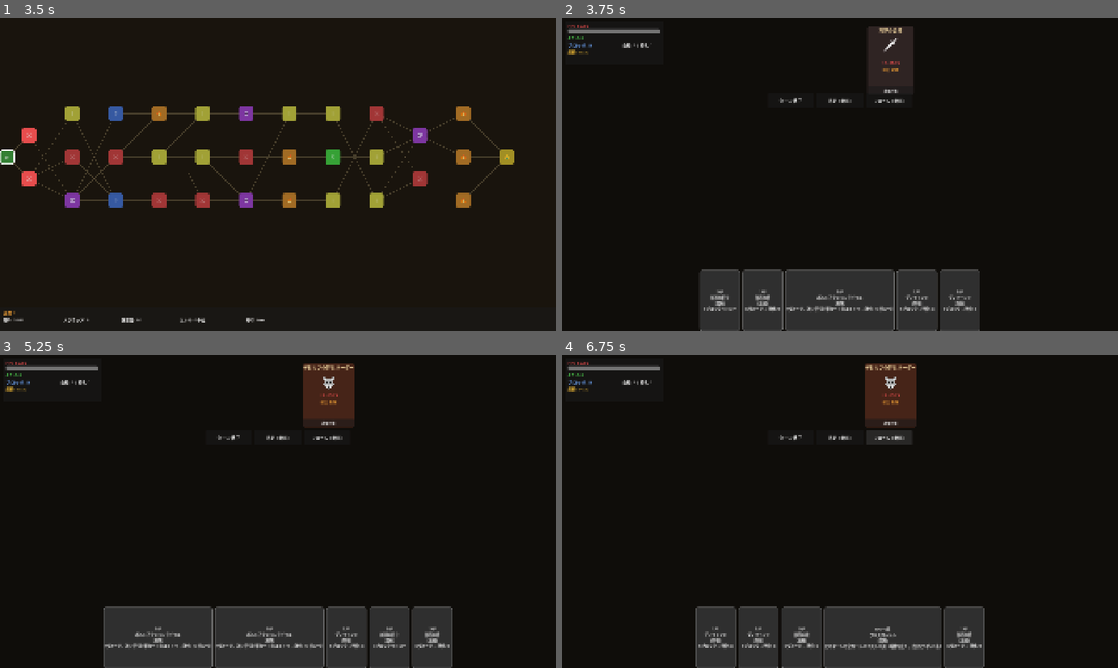
Above: before the commit, frames 1-4 (two rows, left to right).
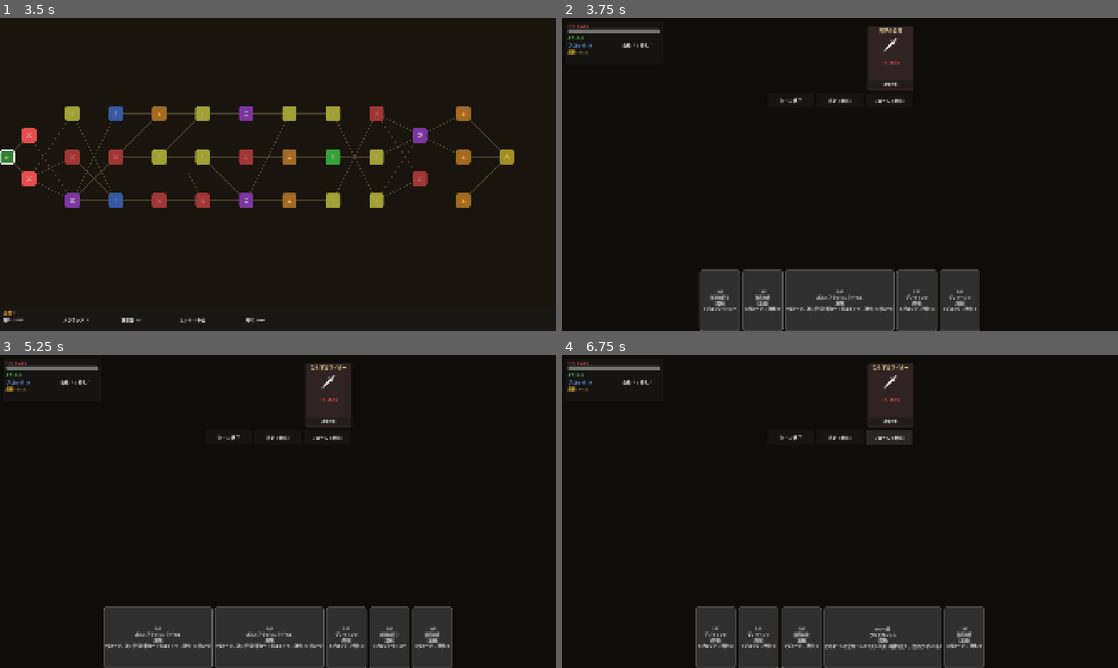
Above: after the commit, the same moments.

Repository: sashimihoutyou/too-fast-to-die
Game: Godot game, scene res://scenes/main/game_over.tscn
Same seed, same stepped clock (60 frames per second), same inputs: the game is played once before the commit and once after it. This scene is started directly instead of the project's main scene.
Inputs:
- Up to frame 1 (3.5 s): click "タイトルに戻る" at 0.5 s; click "ニューゲーム" at 1.25 s; click "カルティスト — アタルパ" at 2 s; click "出発" at 2.75 s
- Up to frame 2 (3.75 s): click "⚔" at 3.5 s
- Up to frame 3 (5.25 s): click "逃走 (1燃料)" at 4.25 s; click "💀" at 5 s
- Up to frame 4 (6.75 s): click "攻撃対象" at 5.75 s; click "リロール (1燃料)" at 6.5 s

Frame 1 is identical in both runs. In frame 2, less than 0.1% of the frame differs, in the area x 57-61%, y 16-24%; in frame 3, 0.6%, in the area x 54-64%, y 2-24%; in frame 4, 0.6%.

Commit message:
区間進行を実装し、敵データベースを戦闘に配線（旅のエスカレーション）
これまで全戦闘が区間1の敵をハードコード生成し、区間1ボス撃破後は
マップが行き止まりになっていた。作り込み済みの敵34体・区間2〜5の
コンテンツがプレイヤーに届いていなかった問題を解消する。

- map_screen: 戦闘ノードの敵を EnemyDatabase から区間別に取得するよう変更。
  通常戦は区間の通常敵から1〜3体、エリートはエリート敵、ボスは区間ボスを抽選。
- 最終区間（区間5）のボスをGDD通りプレイキャラ固有の因縁ボスにマッピング。
- ボス撃破で次の区間へ自動進行（current_act加算＋マップ再生成）。
  区間5ボス撃破でクリア画面へ。
- combat_manager: 敵の行動を区間・カテゴリ・残HPでスケールする汎用インテントに刷新。
  これによりDB上の全敵（既存ハードコードIDと不一致）が機能し、区間が進むほど
  脅威が増す。敵の多段攻撃（hits）にも対応。
- ボス戦は逃走不可に変更（誤って勝利扱いになる経路も塞ぐ）。
- game_over: 勝敗を結果フラグで出し分け（オアシス到達／エンスト）。
  累積走行距離を当該ランの加算後に表示するよう修正。
- combat_screen: 多段攻撃・攻防インテントの表示に対応。

Co-Authored-By: Claude Opus 4.8 <noreply@anthropic.com>
Claude-Session: https://claude.ai/code/session_01DaPHGiWtnsNDsQmR1omLk9

Diff:
--- a/autoload/combat_manager.gd
+++ b/autoload/combat_manager.gd
@@ -110,11 +110,20 @@
 func flee() -> bool:
 	if state != CombatState.PLAYER_TURN:
 		return false
+	if has_boss_enemy():
+		return false
 	if not ResourceManager.consume_fuel(1):
 		return false
 	state = CombatState.FLED
 	player_fled.emit()
 	return true
+
+func has_boss_enemy() -> bool:
+	for enemy: Dictionary in enemies:
+		var data: EnemyData = enemy["data"]
+		if data.is_boss:
+			return true
+	return false
 
 func emergency_reroll() -> bool:
 	if state != CombatState.PLAYER_TURN:
@@ -223,7 +232,9 @@
 		match intent.get("type", ""):
 			"attack":
 				var dmg: int = intent.get("value", 0)
-				_damage_player(dmg)
+				var hits: int = intent.get("hits", 1)
+				for h in hits:
+					_damage_player(dmg)
 			"defend":
 				var blk: int = intent.get("value", 0)
 				enemies[i]["block"] = blk
@@ -250,51 +261,55 @@
 
 	if data.is_boss:
 		return _get_boss_intent(data, tc, hp_pct)
-
-	match data.id:
-		&"devilwolf":
-			if (tc % 3) == 2:
-				return {"type": "attack", "value": 12, "label": "飛びかかり"}
+	return _get_scaled_intent(data, tc, hp_pct)
+
+# 区間（act）・カテゴリ・残HPに応じてザコ/エリートの行動を生成する。
+# 敵データに固有ムーブセットが無くても、区間が進むほど脅威が増すよう数値をスケールさせる。
+func _get_scaled_intent(data: EnemyData, tc: int, hp_pct: float) -> Dictionary:
+	var act := clampi(data.act, 1, GameManager.MAX_ACT)
+	var atk := 5 + act * 3
+	var blk := 3 + act * 2
+	if data.is_elite:
+		atk = int(atk * 1.4)
+		blk = int(blk * 1.4)
+
+	match data.category:
+		EnemyData.Category.BEAST:
+			if tc % 3 == 2:
+				return {"type": "attack", "value": maxi(1, int(atk * 0.6)), "hits": 2, "label": "連撃"}
+			elif hp_pct < 0.4:
+				return {"type": "attack", "value": int(atk * 1.5), "label": "手負いの猛攻"}
 			else:
-				return {"type": "attack", "value": 8, "label": "噛みつき"}
-		&"bandit":
+				return {"type": "attack", "value": atk, "label": "噛みつき"}
+		EnemyData.Category.MACHINE:
 			if tc % 3 == 0:
-				return {"type": "defend", "value": 6, "label": "身構える"}
+				return {"type": "defend", "value": int(blk * 1.3), "label": "装甲展開"}
 			else:
-				return {"type": "attack", "value": 9, "label": "ナイフ"}
-		&"wild_dog":
-			return {"type": "attack", "value": 5, "label": "噛みつき"}
-		&"devilwolf_leader":
-			if hp_pct > 0.5:
-				return {"type": "attack", "value": 12, "label": "引き裂く"}
+				return {"type": "attack", "value": int(atk * 1.2), "label": "砲撃"}
+		_:
+			if tc % 4 == 1:
+				return {"type": "defend", "value": blk, "label": "身構える"}
+			elif tc % 4 == 3:
+				return {"type": "attack", "value": int(atk * 1.3), "label": "狙い撃ち"}
 			else:
-				return {"type": "attack", "value": 18, "label": "猛襲"}
-		&"rogue_rider":
-			if tc % 3 == 2:
-				return {"type": "attack", "value": 16, "label": "体当たり"}
-			elif tc % 2 == 0:
-				return {"type": "attack", "value": 14, "label": "突撃"}
-			else:
-				return {"type": "attack", "value": 10, "label": "射撃"}
-		_:
-			return {"type": "attack", "value": 6, "label": "攻撃"}
+				return {"type": "attack", "value": atk, "label": "攻撃"}
 
 func _get_boss_intent(data: EnemyData, tc: int, hp_pct: float) -> Dictionary:
-	match data.id:
-		&"alpha_devilwolf":
-			if hp_pct > 0.5:
-				if tc % 4 == 3:
-					return {"type": "attack", "value": 24, "label": "二連撃"}
-				elif tc % 2 == 0:
-					return {"type": "attack", "value": 12, "label": "噛みつき"}
-				else:
-					return {"type": "attack", "value": 6, "label": "遠吠え"}
-			else:
-				if tc % 3 == 2:
-					return {"type": "attack", "value": 25, "label": "飛びかかり"}
-				else:
-					return {"type": "attack", "value": 18, "label": "猛攻"}
-	return {"type": "attack", "value": 10, "label": "攻撃"}
+	var act := clampi(data.act, 1, GameManager.MAX_ACT)
+	var atk := 8 + act * 4
+	if hp_pct <= 0.5:
+		# 後半フェイズ（激昂）
+		if tc % 3 == 2:
+			return {"type": "attack", "value": maxi(1, int(atk * 0.9)), "hits": 2, "label": "猛襲（二連）"}
+		else:
+			return {"type": "attack", "value": int(atk * 1.4), "label": "激昂の一撃"}
+	else:
+		if tc % 4 == 3:
+			return {"type": "attack", "value": int(atk * 1.6), "label": "渾身の一撃"}
+		elif tc % 4 == 1:
+			return {"type": "defend", "value": 8 + act * 3, "label": "防御態勢"}
+		else:
+			return {"type": "attack", "value": atk, "label": "攻撃"}
 
 func _generate_rewards() -> Array:
 	var slot_count := 3
--- a/autoload/game_manager.gd
+++ b/autoload/game_manager.gd
@@ -5,6 +5,8 @@
 signal run_ended(result: StringName, distance: int)
 
 enum GameState { TITLE, CHARACTER_SELECT, MAP, COMBAT, EVENT, SHOP, REST, GAME_OVER, RESULT }
+
+const MAX_ACT := 5
 
 var current_state: GameState = GameState.TITLE
 var current_character: CharacterData
@@ -15,6 +17,8 @@
 var map_nodes: Array[Dictionary] = []
 var map_current_row: int = -1
 var map_current_node_id: String = ""
+var boss_cleared: bool = false
+var pending_result: StringName = &"defeat"
 
 func start_run(character: CharacterData) -> void:
 	current_character = character
@@ -25,6 +29,8 @@
 	map_nodes.clear()
 	map_current_row = -1
 	map_current_node_id = ""
+	boss_cleared = false
+	pending_result = &"defeat"
 	ResourceManager.reset()
 	DeckManager.build_starter_deck(character)
 	KarmaManager.reset()
@@ -41,6 +47,13 @@
 	distance_km += randi_range(3, 6)
 	ResourceManager.consume_fuel(2)
 
+func advance_act() -> void:
+	current_act += 1
+	current_node_index = -1
+	map_nodes.clear()
+	map_current_row = -1
+	map_current_node_id = ""
+
 func end_run(result: StringName) -> void:
 	MetaProgression.add_distance(distance_km)
 	if result == &"victory":
--- a/scenes/combat/combat_screen.gd
+++ b/scenes/combat/combat_screen.gd
@@ -245,10 +245,11 @@
 
 func _update_controls() -> void:
 	var in_turn := CombatManager.state == CombatManager.CombatState.PLAYER_TURN
+	var is_boss := CombatManager.has_boss_enemy()
 	$Controls/EndTurnButton.disabled = not in_turn
-	$Controls/FleeButton.disabled = not in_turn
+	$Controls/FleeButton.disabled = not in_turn or is_boss
 	$Controls/RerollButton.disabled = not in_turn or ResourceManager.fuel < 1
-	$Controls/FleeButton.text = "逃走 (1燃料)"
+	$Controls/FleeButton.text = "逃走不可（ボス）" if is_boss else "逃走 (1燃料)"
 
 func _on_end_turn() -> void:
 	selected_card = null
@@ -295,13 +296,22 @@
 		var intent_type: String = intent.get("type", "")
 		var intent_label_text: String = intent.get("label", "")
 		var val: int = intent.get("value", 0)
+		var hits: int = intent.get("hits", 1)
 		match intent_type:
 			"attack":
-				label.text = "⚔ %s (%d)" % [intent_label_text, val]
+				if hits > 1:
+					label.text = "⚔ %s (%d×%d)" % [intent_label_text, val, hits]
+				else:
+					label.text = "⚔ %s (%d)" % [intent_label_text, val]
 				label.add_theme_color_override("font_color", Color(0.9, 0.3, 0.3))
 			"defend":
 				label.text = "🛡 %s (%d)" % [intent_label_text, val]
 				label.add_theme_color_override("font_color", Color(0.3, 0.6, 0.9))
+			"attack_defend":
+				var atk_val: int = intent.get("attack", 0)
+				var blk_val: int = intent.get("block", 0)
+				label.text = "⚔🛡 %s (%d/%d)" % [intent_label_text, atk_val, blk_val]
+				label.add_theme_color_override("font_color", Color(0.9, 0.5, 0.3))
 			_:
 				label.text = "? %s" % intent_label_text
 
@@ -318,9 +328,12 @@
 	_update_controls()
 
 func _on_combat_won(rewards: Array) -> void:
+	if CombatManager.has_boss_enemy():
+		GameManager.boss_cleared = true
 	_show_reward_screen(rewards)
 
 func _on_combat_lost() -> void:
+	GameManager.pending_result = &"defeat"
 	await get_tree().create_timer(0.5).timeout
 	get_tree().change_scene_to_file("res://scenes/main/game_over.tscn")
 
--- a/scenes/main/game_over.gd
+++ b/scenes/main/game_over.gd
@@ -1,10 +1,17 @@
 extends Control
 
 func _ready() -> void:
+	var result: StringName = GameManager.pending_result
+	if result == &"victory":
+		$TitleLabel.text = "オアシスに到達した"
+		$TitleLabel.add_theme_color_override("font_color", Color(0.95, 0.85, 0.3))
+	else:
+		$TitleLabel.text = "エンストした"
+		$TitleLabel.add_theme_color_override("font_color", Color(0.8, 0.2, 0.2))
 	$DistanceLabel.text = "走行距離: %dkm" % GameManager.distance_km
 	$KarmaLabel.text = "最終カルマ: %d (%s)" % [KarmaManager.karma, KarmaManager.get_band_display()]
+	GameManager.end_run(result)
 	$TotalDistanceLabel.text = "累積走行距離: %dkm" % MetaProgression.total_distance_km
-	GameManager.end_run(&"defeat")
 	$ReturnButton.pressed.connect(_on_return)
 
 func _on_return() -> void:
--- a/scenes/map/map_screen.gd
+++ b/scenes/map/map_screen.gd
@@ -3,8 +3,11 @@
 var map_nodes: Array[Dictionary] = []
 var current_row: int = -1
 var node_buttons: Dictionary = {}
+var _pending_act_intro: bool = false
 
 func _ready() -> void:
+	if _handle_post_boss():
+		return
 	if GameManager.map_nodes.is_empty():
 		GameManager.map_nodes = MapGenerator.generate_act(GameManager.current_act)
 		GameManager.map_current_row = -1
@@ -13,6 +16,24 @@
 	_draw_map()
 	_update_hud()
 	ResourceManager.fuel_changed.connect(_on_fuel_changed)
+	if _pending_act_intro:
+		_pending_act_intro = false
+		_show_notification("区間 %d に進んだ。\n新たな勢力圏が待つ――" % GameManager.current_act)
+
+# ボス撃破後にこの画面へ戻った場合の処理。
+# 最終区間ならクリア画面へ、そうでなければ次の区間へ進める。
+# 戻り値が true のとき呼び出し元はこのフレームの描画を中止する（クリア画面へ遷移するため）。
+func _handle_post_boss() -> bool:
+	if not GameManager.boss_cleared:
+		return false
+	GameManager.boss_cleared = false
+	if GameManager.current_act >= GameManager.MAX_ACT:
+		GameManager.pending_result = &"victory"
+		get_tree().change_scene_to_file("res://scenes/main/game_over.tscn")
+		return true
+	GameManager.advance_act()
+	_pending_act_intro = true
+	return false
 
 func _draw_map() -> void:
 	for child in $MapScroll/MapContainer.get_children():
@@ -135,27 +156,71 @@
 	get_tree().change_scene_to_file("res://scenes/combat/combat_screen.tscn")
 
 func _get_enemies_for_node(node_type: MapGenerator.NodeType) -> Array[EnemyData]:
+	var act := GameManager.current_act
 	var enemies: Array[EnemyData] = []
 	match node_type:
 		MapGenerator.NodeType.COMBAT:
+			var pool := EnemyDatabase.get_enemies_for_act(act)
+			if pool.is_empty():
+				pool = EnemyDatabase.get_enemies_for_act(1)
+			if pool.is_empty():
+				enemies.append(_fallback_enemy(act, false, false))
+				return enemies
+			pool.shuffle()
+			var count := 1
 			var roll := randf()
-			if roll < 0.4:
-				enemies.append(_make_enemy(&"devilwolf", "デビルフ", EnemyData.Category.BEAST, 28, false, false, [CardData.Tag.RANGED]))
-			elif roll < 0.7:
-				enemies.append(_make_enemy(&"bandit", "荒野の盗賊", EnemyData.Category.HUMAN, 35, false, false, [CardData.Tag.MELEE]))
+			if roll < 0.30 and pool.size() >= 3:
+				count = 3
+			elif roll < 0.55 and pool.size() >= 2:
+				count = 2
+			for i in count:
+				enemies.append(pool[i % pool.size()])
+		MapGenerator.NodeType.ELITE:
+			var elites := EnemyDatabase.get_elites_for_act(act)
+			if elites.is_empty():
+				elites = EnemyDatabase.get_elites_for_act(1)
+			if elites.is_empty():
+				enemies.append(_fallback_enemy(act, true, false))
 			else:
-				for i in 3:
-					enemies.append(_make_enemy(&"wild_dog", "野犬", EnemyData.Category.BEAST, 15, false, false, [CardData.Tag.MELEE]))
-		MapGenerator.NodeType.ELITE:
-			var roll := randf()
-			if roll < 0.5:
-				enemies.append(_make_enemy(&"devilwolf_leader", "デビルフの群れリーダー", EnemyData.Category.BEAST, 65, true, false, [CardData.Tag.RANGED]))
-			else:
-				enemies.append(_make_enemy(&"rogue_rider", "ならず者ライダー", EnemyData.Category.HUMAN, 55, true, false, [CardData.Tag.BIKE]))
+				elites.shuffle()
+				enemies.append(elites[0])
 		MapGenerator.NodeType.BOSS:
-			var boss := _make_enemy(&"alpha_devilwolf", "アルファ・デビルフ", EnemyData.Category.BEAST, 150, false, true, [CardData.Tag.RANGED])
+			var boss: EnemyData = _get_boss_for_current_act(act)
+			if boss == null:
+				boss = _fallback_enemy(act, false, true)
 			enemies.append(boss)
 	return enemies
+
+# 最終区間（区間5）のボスはGDD通りプレイキャラ固有の因縁ボスにする。
+func _get_boss_for_current_act(act: int) -> EnemyData:
+	if act >= GameManager.MAX_ACT:
+		var boss := _get_character_final_boss()
+		if boss != null:
+			return boss
+	return EnemyDatabase.get_boss_for_act(act)
+
+func _get_character_final_boss() -> EnemyData:
+	var boss_by_character := {
+		&"cultist": &"v8cult_high_priest",
+		&"ex_raider": &"cockatrice_boss",
+		&"wanderer": &"chainlink_informant",
+		&"beast_master": &"chainlink_executive",
+		&"conqueror": &"gatekeeper",
+	}
+	var char_id: StringName = GameManager.current_character.id
+	var boss_id: StringName = boss_by_character.get(char_id, &"")
+	if boss_id != &"":
+		return EnemyDatabase.get_enemy(boss_id)
+	return null
+
+# DBに該当する敵が無い場合の保険。区間に応じてHPだけスケールさせた汎用敵を生成する。
+func _fallback_enemy(act: int, elite: bool, boss: bool) -> EnemyData:
+	var hp := 30 + act * 10
+	if elite:
+		hp = 60 + act * 20
+	if boss:
+		hp = 150 + act * 25
+	return _make_enemy(&"wasteland_threat", "荒野の脅威", EnemyData.Category.HUMAN, hp, elite, boss)
 
 func _make_enemy(id: StringName, display: String, cat: EnemyData.Category, hp: int, elite: bool = false, boss: bool = false, weaknesses: Array[CardData.Tag] = []) -> EnemyData:
 	var e := EnemyData.new()
